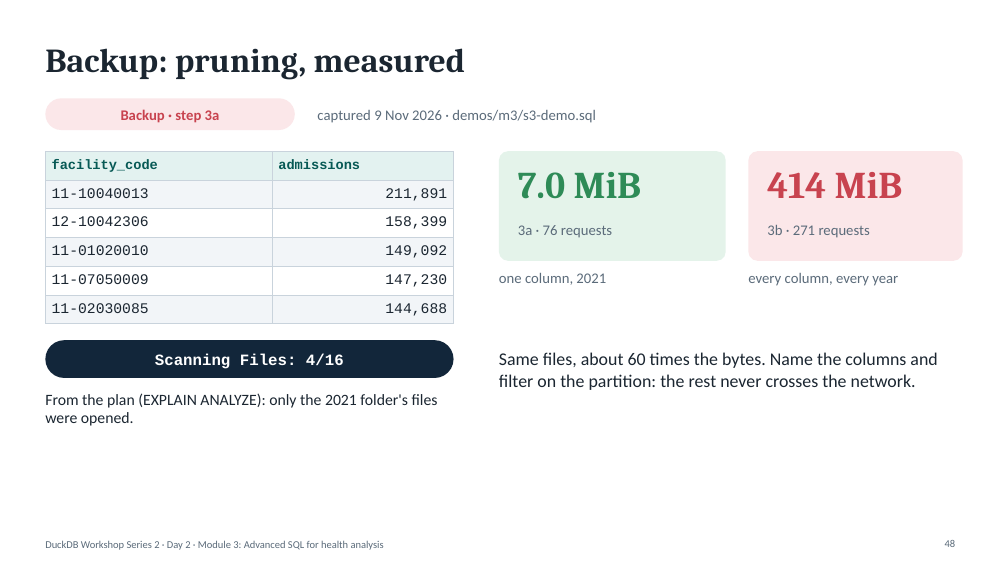
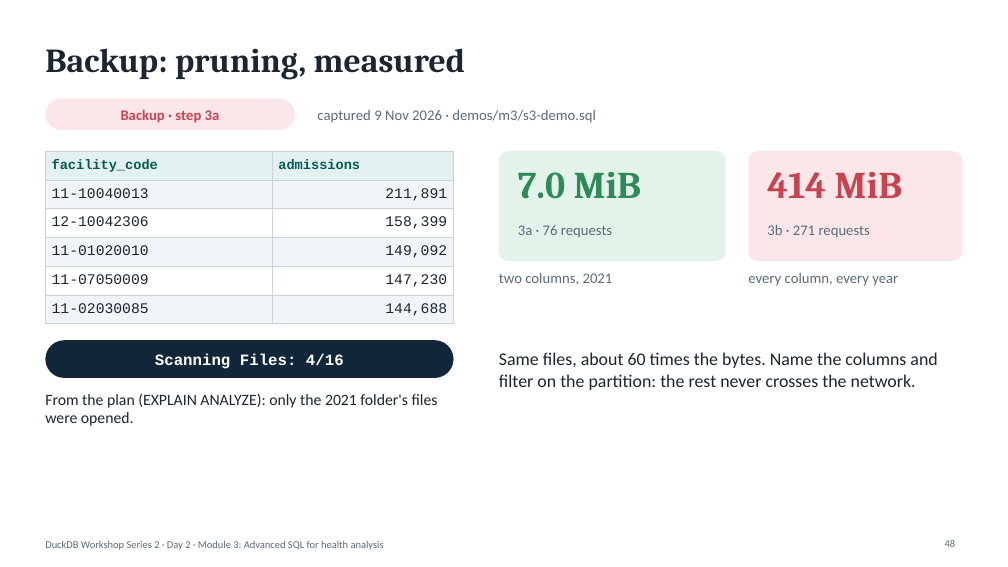
Before and after one commit to drmayu7/duckdb_advance_workshop, a slide deck: slide 48 of handouts/m3.pptx. Drawn at 1008x567 pixels with LibreOffice and Linux fonts; fonts in the diff are those of the drawing. Boxes give left, top, right and bottom in pixels: in the first picture for what was removed or moved away, otherwise in the second. Text is boxed around its words. In the diff, an @@ line names an element or a change of style, - is before the commit and + after.

```diff
--- a/handouts/m3.pptx
+++ b/handouts/m3.pptx
@@ text at bbox=[499, 273, 613, 285]: text changed @@
-one column, 2021
+two columns, 2021
```
Also in this commit, not shown: 1 other slide changed, 7 other files.
